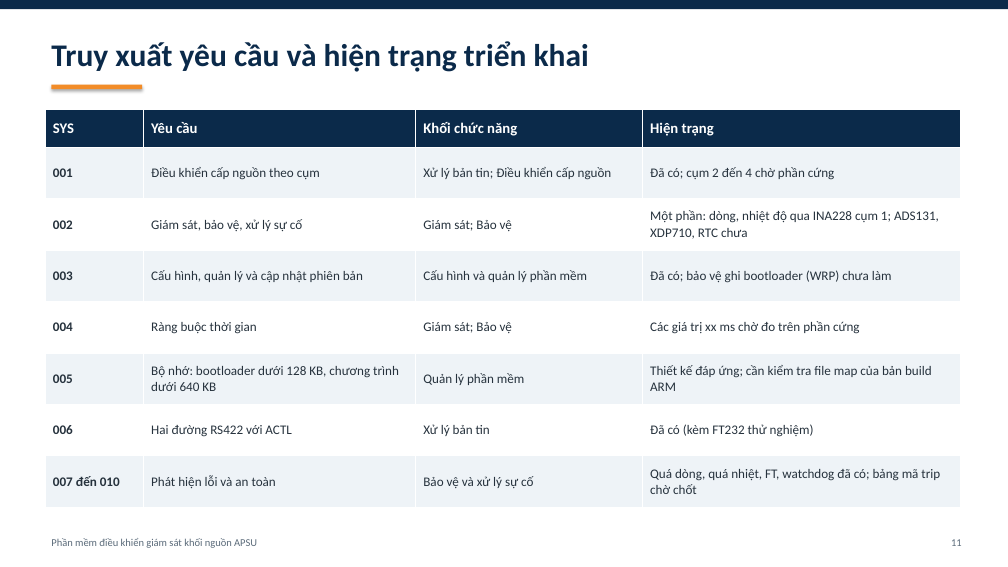
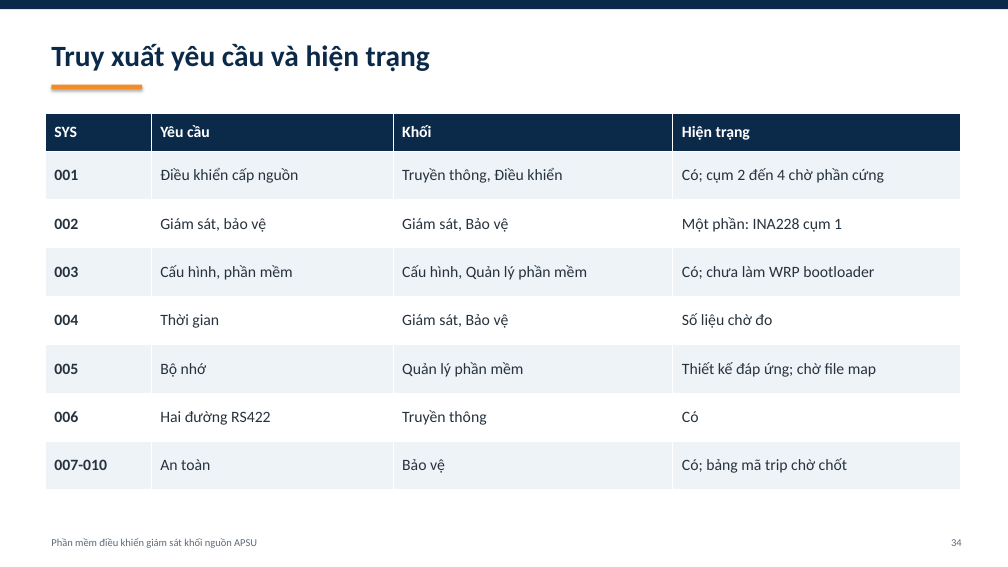
Before and after one commit to yuhneyugnnnn221103/PSU-Firmware, a slide deck: slide 34 of docs/APSU_firmware_tong_quan.pptx (slide 11 before the commit). Drawn at 1008x567 pixels with LibreOffice and Linux fonts; fonts in the diff are those of the drawing. Boxes give left, top, right and bottom in pixels: in the first picture for what was removed or moved away, otherwise in the second. Text is boxed around its words. In the diff, an @@ line names an element or a change of style, - is before the commit and + after.

```diff
--- a/docs/APSU_firmware_tong_quan.pptx
+++ b/docs/APSU_firmware_tong_quan.pptx
@@ text at box(51, 44, 430, 72): text changed; size 30 to 28 pt @@
-Truy xuất yêu cầu và hiện trạng triển khai
+Truy xuất yêu cầu và hiện trạng
@@ table at box(45, 113, 960, 490) @@
-row 1, column 3: Khối chức năng
+row 1, column 3: Khối
-row 2: 001 | Điều khiển cấp nguồn theo cụm | Xử lý bản tin; Điều khiển cấp nguồn | Đã có; cụm 2 đến 4 chờ phần cứng
+row 2: 001 | Điều khiển cấp nguồn | Truyền thông, Điều khiển | Có; cụm 2 đến 4 chờ phần cứng
-row 3: 002 | Giám sát, bảo vệ, xử lý sự cố | Giám sát; Bảo vệ | Một phần: dòng, nhiệt độ qua INA228 cụm 1; ADS131, XDP710, RTC chưa
+row 3: 002 | Giám sát, bảo vệ | Giám sát, Bảo vệ | Một phần: INA228 cụm 1
-row 4: 003 | Cấu hình, quản lý và cập nhật phiên bản | Cấu hình và quản lý phần mềm | Đã có; bảo vệ ghi bootloader (WRP) chưa làm
+row 4: 003 | Cấu hình, phần mềm | Cấu hình, Quản lý phần mềm | Có; chưa làm WRP bootloader
-row 5: 004 | Ràng buộc thời gian | Giám sát; Bảo vệ | Các giá trị xx ms chờ đo trên phần cứng
+row 5: 004 | Thời gian | Giám sát, Bảo vệ | Số liệu chờ đo
-row 6, column 2: Bộ nhớ: bootloader dưới 128 KB, chương trình dưới 640 KB
+row 6, column 2: Bộ nhớ
-row 6, column 4: Thiết kế đáp ứng; cần kiểm tra file map của bản build ARM
+row 6, column 4: Thiết kế đáp ứng; chờ file map
-row 7: 006 | Hai đường RS422 với ACTL | Xử lý bản tin | Đã có (kèm FT232 thử nghiệm)
+row 7: 006 | Hai đường RS422 | Truyền thông | Có
-row 8: 007 đến 010 | Phát hiện lỗi và an toàn | Bảo vệ và xử lý sự cố | Quá dòng, quá nhiệt, FT, watchdog đã có; bảng mã trip chờ chốt
+row 8: 007-010 | An toàn | Bảo vệ | Có; bảng mã trip chờ chốt
@@ size 14 to 15 pt in "SYS", "Yêu cầu", "Hiện trạng" @@
@@ size 12.5 to 15 pt in "001", "002", "003", "004" and 3 more places @@
@@ text at box(951, 539, 962, 546): text changed @@
-11
+34
```
Also in this commit, not shown: 10 other slides changed, 23 slides added.
